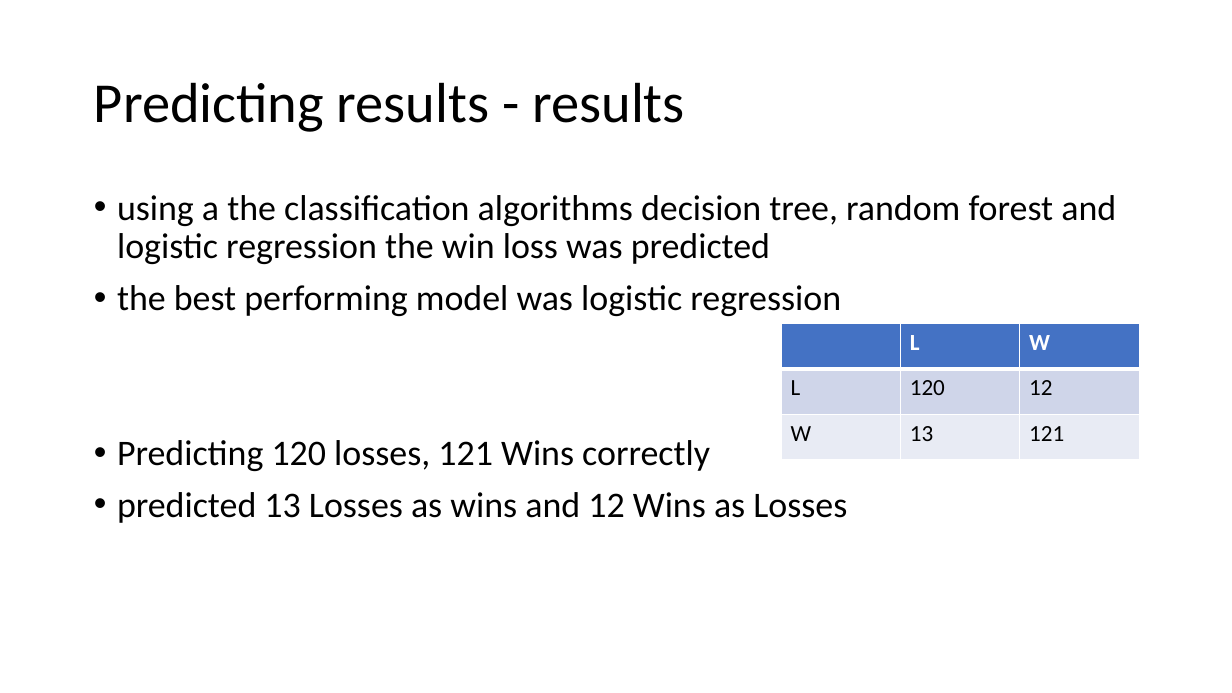
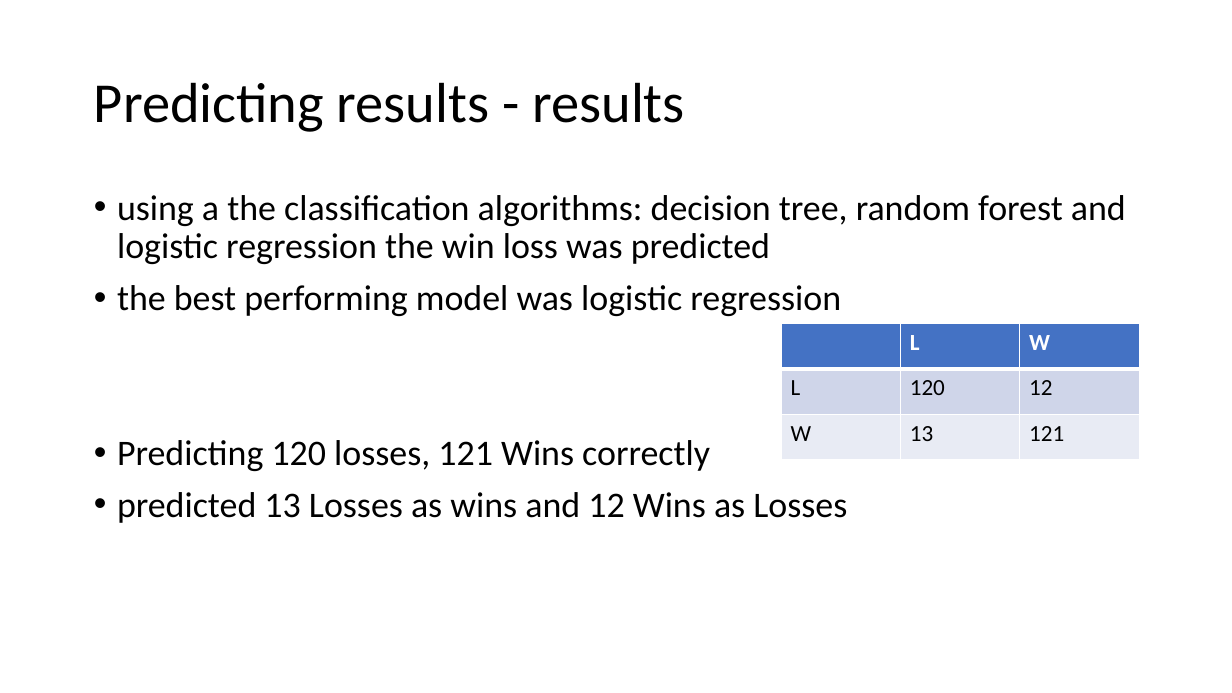
Before and after one commit to RobertRiddell/Olympic-Basketball, a slide deck: slide 10 of docs/Olympic Basketball.pptx. Drawn at 1232x693 pixels with LibreOffice and Linux fonts; fonts in the diff are those of the drawing. Boxes give left, top, right and bottom in pixels: in the first picture for what was removed or moved away, otherwise in the second. Text is boxed around its words. In the diff, an @@ line names an element or a change of style, - is before the commit and + after.

```diff
--- a/docs/Olympic Basketball.pptx
+++ b/docs/Olympic Basketball.pptx
@@ text at box(117, 195, 1126, 264): text changed @@
-• using a the classification algorithms decision tree, random forest and logistic regression the win loss was predicted
+• using a the classification algorithms: decision tree, random forest and logistic regression the win loss was predicted
```
Also in this commit, not shown: 4 other slides changed, 1 other file.
